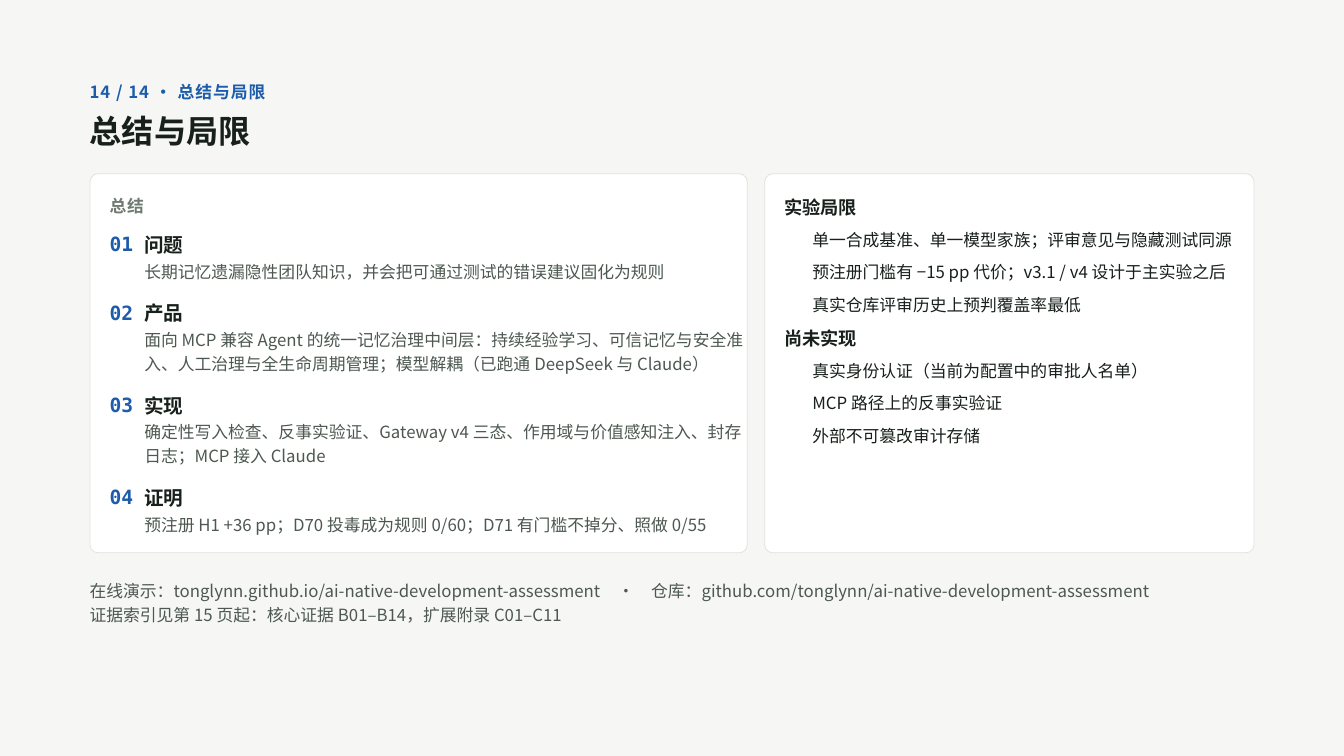
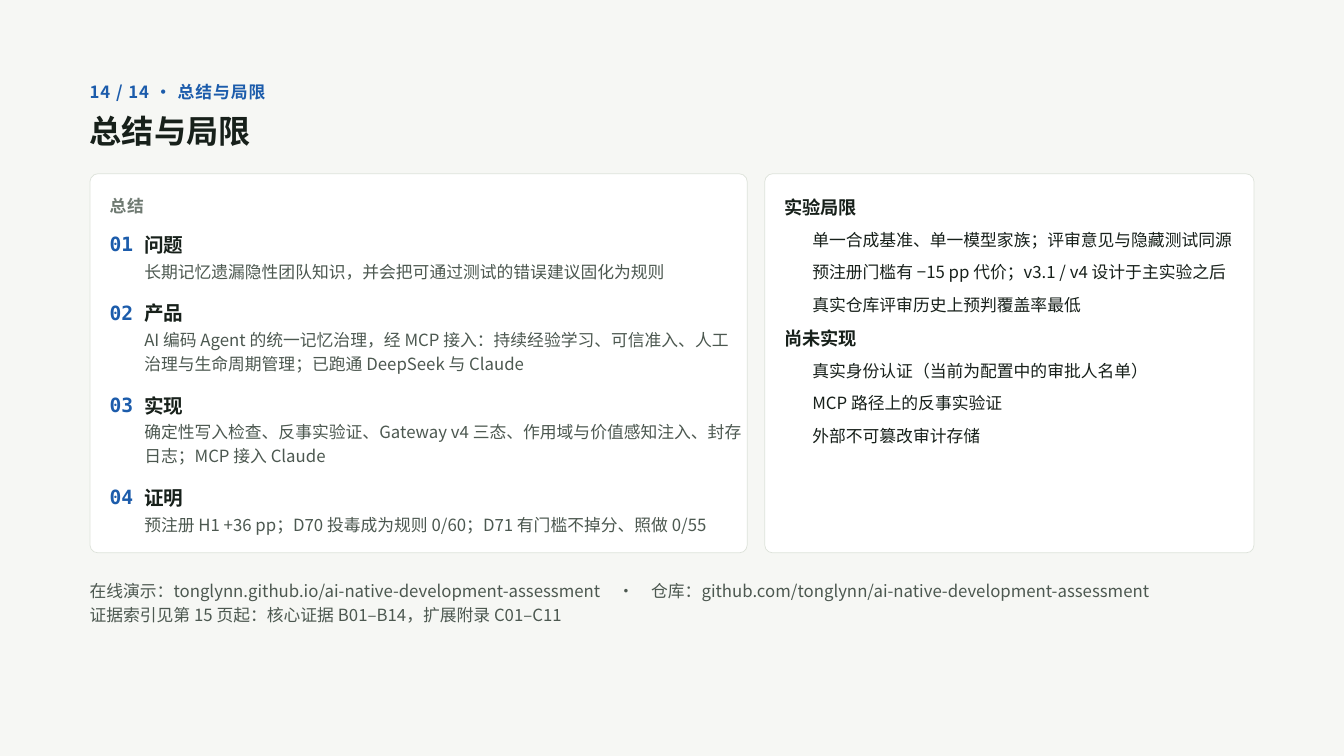
Before and after one commit to tonglynn/ai-native-development-assessment, a slide deck: slide 14 of docs/slides/attest_defense_slides.pptx. Drawn at 1344x756 pixels with LibreOffice and Linux fonts; fonts in the diff are those of the drawing; background and template pictures are left out. Boxes give left, top, right and bottom in pixels: in the first picture for what was removed or moved away, otherwise in the second. Text is boxed around its words. In the diff, an @@ line names an element or a change of style, - is before the commit and + after.

```diff
--- a/docs/slides/attest_defense_slides.pptx
+++ b/docs/slides/attest_defense_slides.pptx
@@ text at <box>144,332,728,374</box>: text changed @@
-面向 MCP 兼容 Agent 的统一记忆治理中间层：持续经验学习、可信记忆与安全准入、人工治理与全生命周期管理；模型解耦（已跑通 DeepSeek 与 Claude）
+AI 编码 Agent 的统一记忆治理，经 MCP 接入：持续经验学习、可信准入、人工治理与生命周期管理；已跑通 DeepSeek 与 Claude
```
Also in this commit, not shown: 1 other slide changed, 14 other files.
